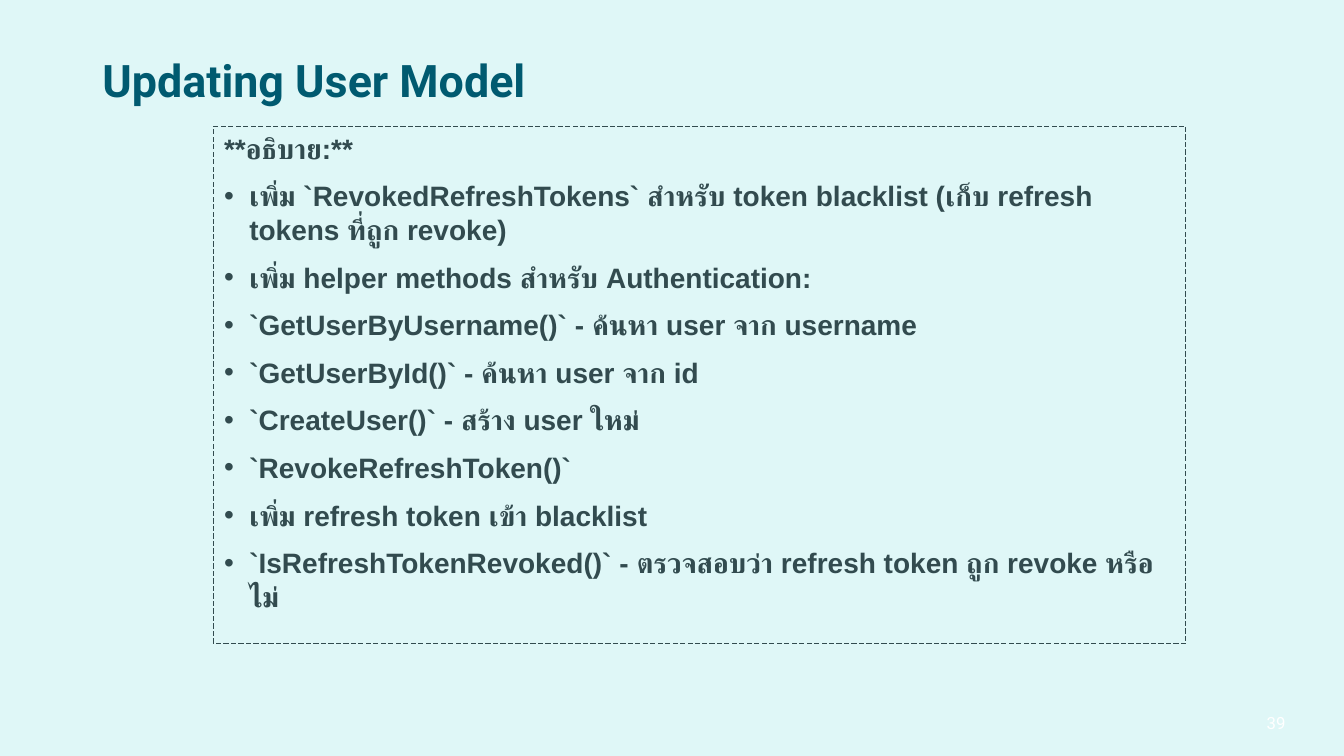
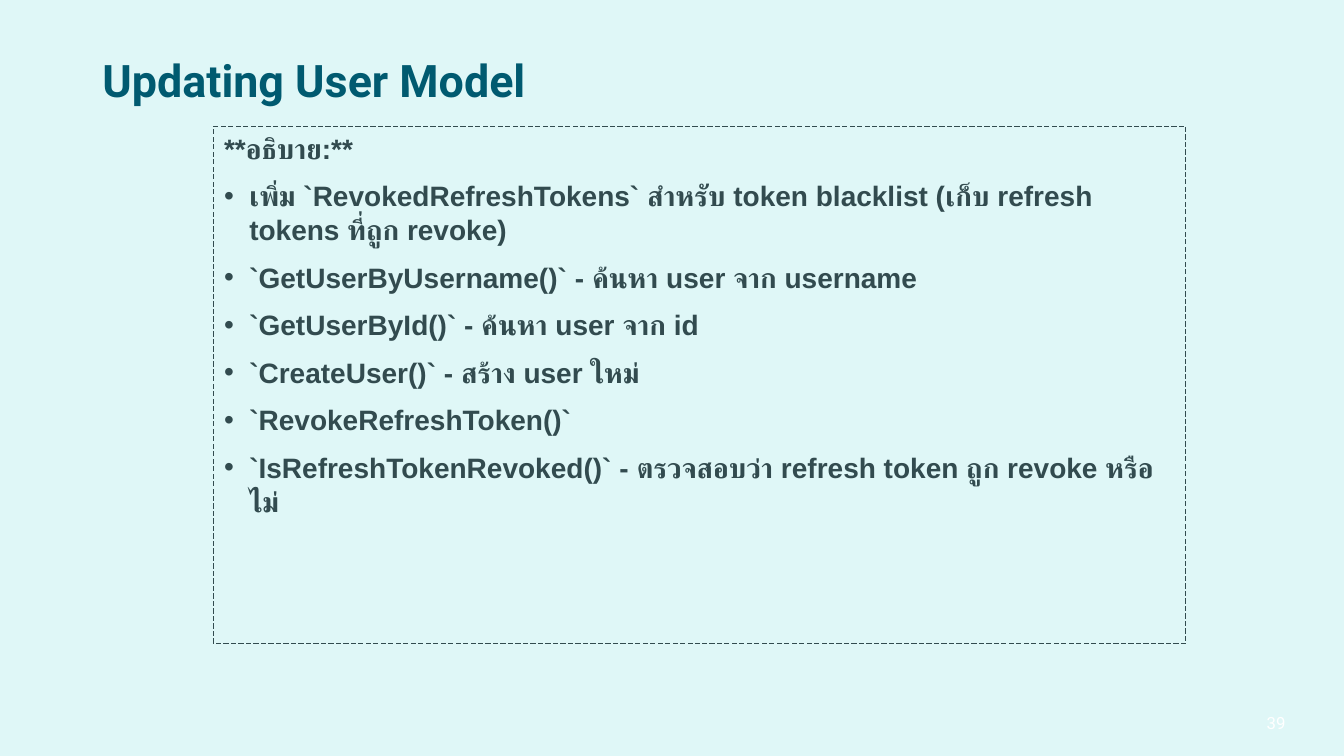
Before and after one commit to Topical639/WorkshopAPI, a slide deck: slide 39 of Restful_api_workshop.pptx. Drawn at 1344x756 pixels with LibreOffice and Linux fonts; fonts in the diff are those of the drawing; background and template pictures are left out. Boxes give left, top, right and bottom in pixels: in the first picture for what was removed or moved away, otherwise in the second. Text is boxed around its words. In the diff, an @@ line names an element or a change of style, - is before the commit and + after.

Commit message:
update

```diff
--- a/Restful_api_workshop.pptx
+++ b/Restful_api_workshop.pptx
@@ text at [249,266,811,293]: paragraph removed @@
-• เพิ่ม helper methods สำหรับ Authentication:
@@ text at [249,504,647,527]: paragraph removed @@
-• เพิ่ม refresh token เข้า blacklist
```
Also in this commit, not shown: 1 other slide changed.
